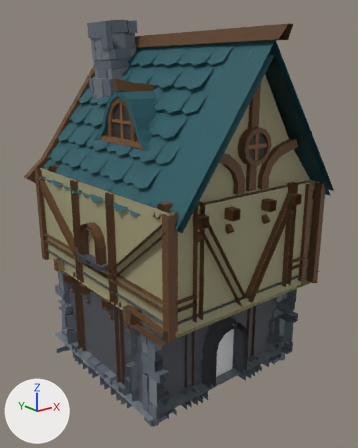
An edit to the glTF model src/assets/world/AlbyHouse/AlbyHouseInside.glb, drawn before and after from the same camera.
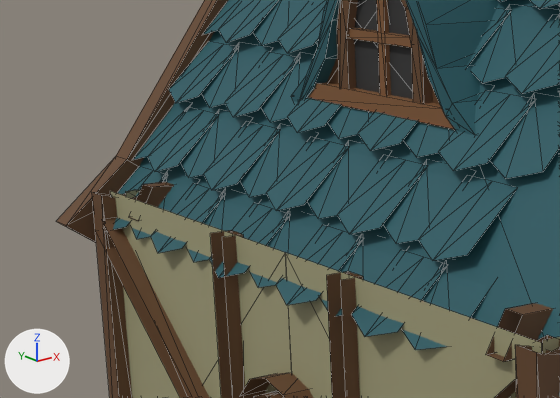
Each version appears first whole from a 50 mm lens placed at (-37.8, -49.2, 38.2), pointed at (0.8, -0.9, 18.8), and next in a close-up on the part from 2% to 49% of the width and 25% to 51% of the height. The axes (+X, +Y, +Z) are drawn at lower left. The lights are the same throughout. The close-ups show mesh edges as thin lines. Objects named as collision shapes, trigger or cutter boxes, shadow casters or lower levels of detail are left out. Where no turn or scale is listed for an object, it has been applied to the vertices.

The first close-up shows 'House_1_Cube.005', 'House_1_Cube.006', 'House_1_Cube.008', 'House_1_Cube.011'.
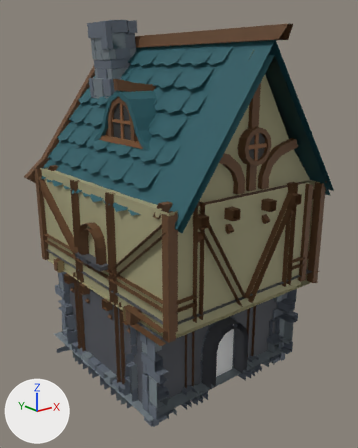
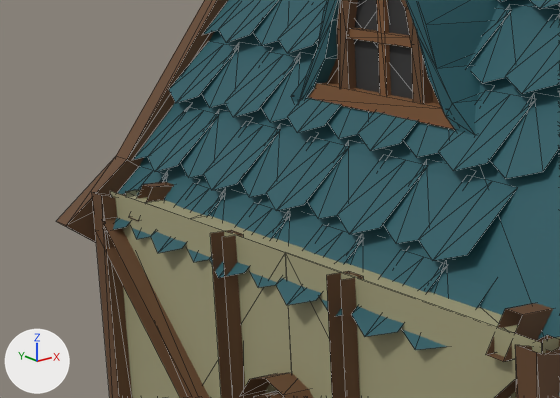
Boxes (x1, y1, x2, y2) around the edits, measured in the close-ups (560 x 398 px):
'attic', added (yellow): after (127, 195, 519, 333)

Edits to the bpy script that builds the scene:
```text
Add mat_plaster_006:
    mat_plaster_006 = principled_material('Plaster.006')
    mat_plaster_006.base_color = (0.343, 0.324, 0.184)  # yellow #9e9a77
    mat_plaster_006.roughness = 0.69
Add me_house_1_cube_026:
    me_house_1_cube_026.from_pydata([(52.3, 12.8, 25.4), (31.2, -12.8, 25.4), (52.3, -12.8, 25.4), (31.2, 12.8, 25.4), (38.2, -12.8, 25.4), (38.2, 12.8, 25.4), (52.3, 7.4, 25.4), (31.2, 7.4, 25.4), (38.2, 7.4, 25.4), (31.2, 11.2, 25.4), (38.2, 11.2, 25.4), (52.3, 11.2, 25.4), (45.8, -12.8, 25.4), (45.8, 12.8, 25.4), (45.8, 7.4, 25.4), (45.8, 11.2, 25.4)], [], [(8, 4, 1), (8, 1, 7), (14, 12, 4), (14, 4, 8), (10, 8, 7), (10, 7, 9), (5, 10, 9), (5, 9, 3), (13, 15, 10), (13, 10, 5), (0, 11, 15), (0, 15, 13), (11, 6, 14), (11, 14, 15), (6, 2, 12), (6, 12, 14)])
    me_house_1_cube_026.materials.append(mat_plaster_006)  # yellow #9e9a77
Add ob_attic:
    ob_attic = bpy.data.objects.new('attic', me_house_1_cube_026)
    ob_attic.location = (-42.16, 0.0, 0.0)
```
